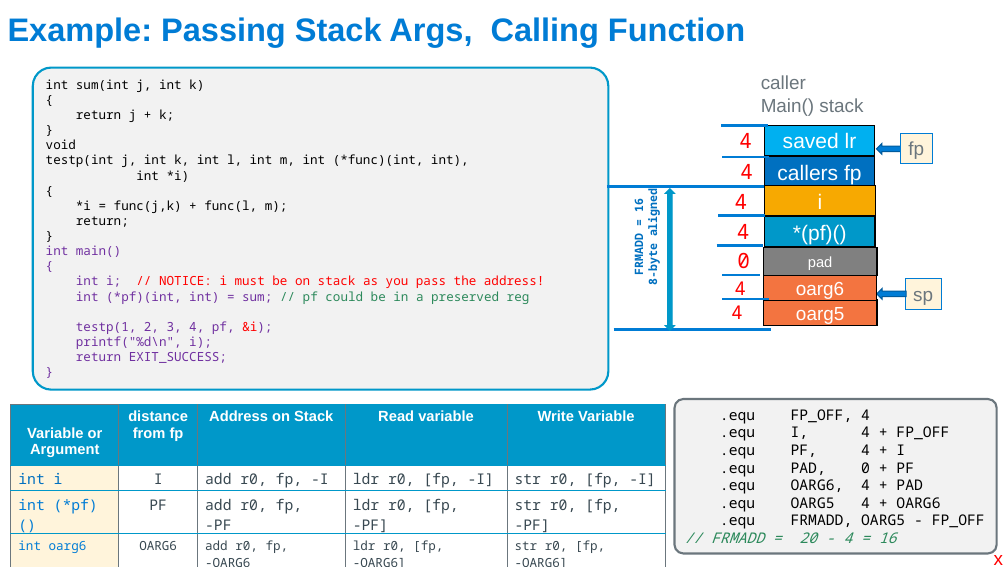
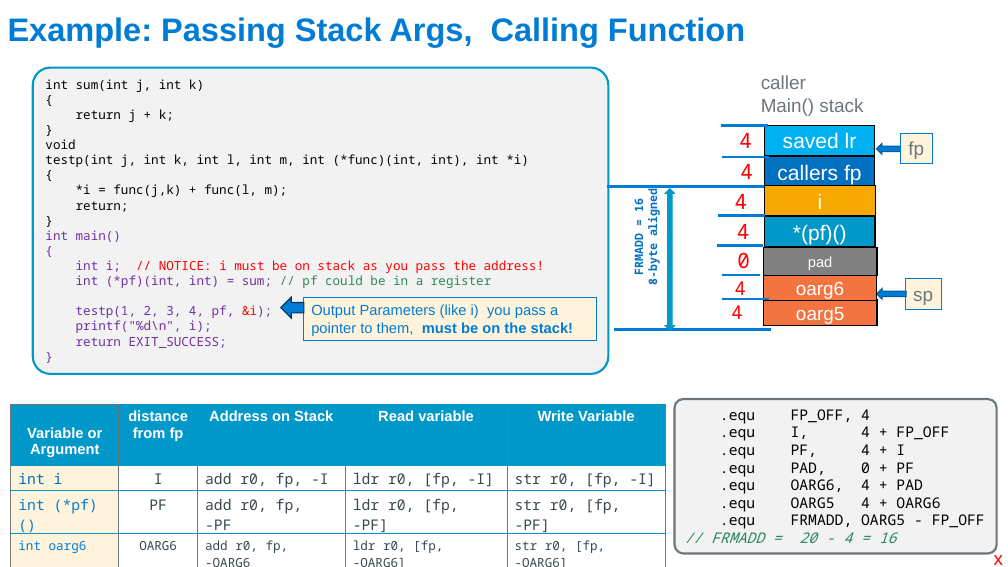
Before and after one commit to cse30-sp24/Muller-Slides, a slide deck: slide 44 of Lecture-17.pptx. Drawn at 1008x567 pixels with LibreOffice and Linux fonts; fonts in the diff are those of the drawing. Boxes give left, top, right and bottom in pixels: in the first picture for what was removed or moved away, otherwise in the second. Text is boxed around its words. In the diff, an @@ line names an element or a change of style, - is before the commit and + after.

```diff
--- a/Lecture-17.pptx
+++ b/Lecture-17.pptx
@@ rounded rectangle "int sum(int j, int k)": place and size @@
-rounded rectangle "int sum(int j, int k)" at (33,67,608,389)
+rounded rectangle "int sum(int j, int k)" at (33,67,608,374)
@@ text in rounded rectangle at (45,154,529,167): text changed @@
-testp(int j, int k, int l, int m, int (*func)(int, int),
-int *i)
+testp(int j, int k, int l, int m, int (*func)(int, int), int *i)
@@ text in rounded rectangle at (76,275,491,288): text changed; text colour #2C895B to #7030A0 @@
-int (*pf)(int, int) = sum; // pf could be in a preserved reg
+int (*pf)(int, int) = sum; // pf could be in a register
@@ right arrow added at (281,297,304,318), fill #007CD5, outline #00365D 1 pt @@
@@ rectangle added at (304,297,597,340), fill #FFF4DB, outline #007CD5 0.75 pt, 14 pt, text #007CD5 @@
+Output Parameters (like i) you pass a pointer to them, must be on the stack!
```
Also in this commit, not shown: 2 other slides changed, 3 other files.
